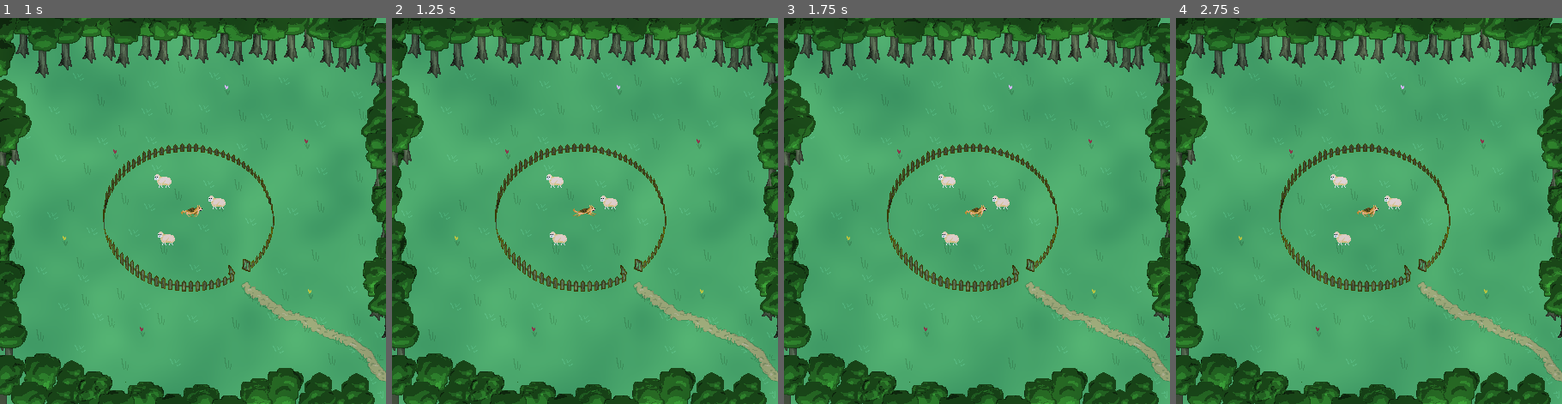
Above: before the commit, frames 1-4 (left to right).
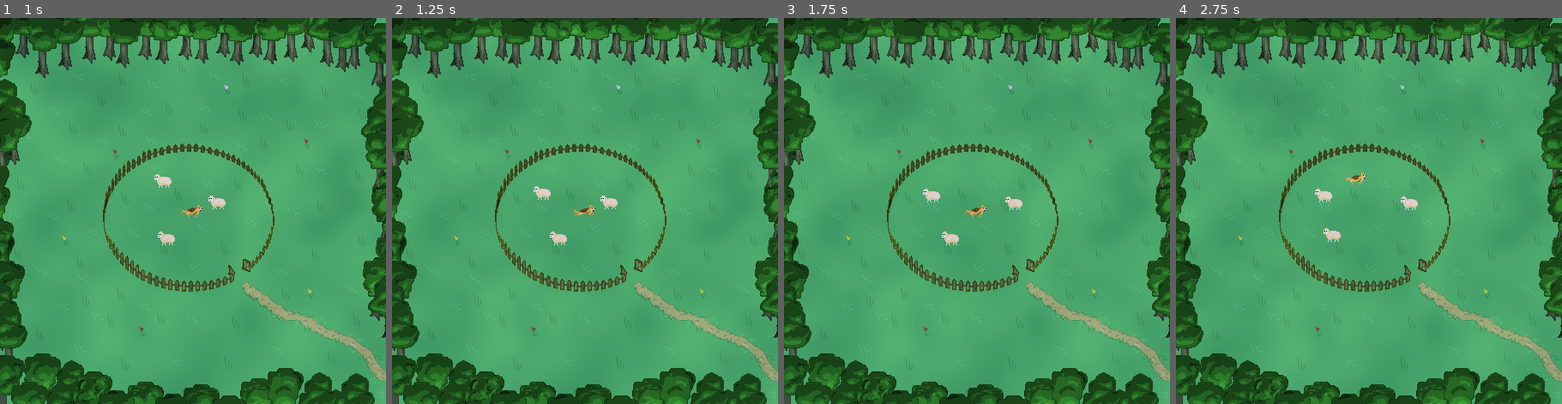
Above: after the commit, the same moments.

Repository: binaryHips/MAIgeAcademy
Game: Godot game, scene res://src/scenes/main/main.tscn
Same seed, same stepped clock (60 frames per second), same inputs: the game is played once before the commit and once after it. The project has no main scene, so this scene is started directly.
Inputs:
- Up to frame 1 (1 s): hold Right (ui_right) from 0.53 s (still down)
- Up to frame 2 (1.25 s): keep holding Right (ui_right)
- Up to frame 3 (1.75 s): release Right (ui_right) at 1.28 s; hold Down (ui_down) from 1.28 s (still down)
- Up to frame 4 (2.75 s): release Down (ui_down) at 2.03 s; hold Right (ui_right) from 2.03 s (still down)

Frame 1 is identical in both runs. In frame 2, 0.2% of the frame differs, in the area x 36-45%, y 40-48%; in frame 3, 0.4%; in frame 4, 0.7%, in the area x 36-63%, y 40-59%.
Error before the commit: Parse Error: Identifier "actions" not declared in the current scope. (res://src/classes/brain.gd:81)
Error after the commit: Cannot call method 'sample' on a null value. (res://src/scenes/main/main.gd:20)

Commit message:
fix

Diff:
--- a/src/classes/brain.gd
+++ b/src/classes/brain.gd
@@ -15,6 +15,8 @@
 @export var states:Array[String]
 
 @onready var body:PhysicsBody2D = get_parent()
+
+var actions = {}
 
 func _init() -> void:
 	Gamemaster.turn_order.append(self)
--- a/src/scenes/main/main.gd
+++ b/src/scenes/main/main.gd
@@ -2,12 +2,14 @@
 
 
 @export var sky_colors:Gradient
-
+var col:Color
 func _ready() -> void:
 	Gamemaster.main_scene = self
 	Gamemaster.new_round.connect(on_new_round)
 
-var col:Color = sky_colors.sample(0.0)
+	if sky_colors:
+		sky_colors.sample(0.0)
+
 
 func on_new_round(curr_round:int):
 	var time_between_rounds = Gamemaster.time_between_turns * Gamemaster.turn_order.size()
